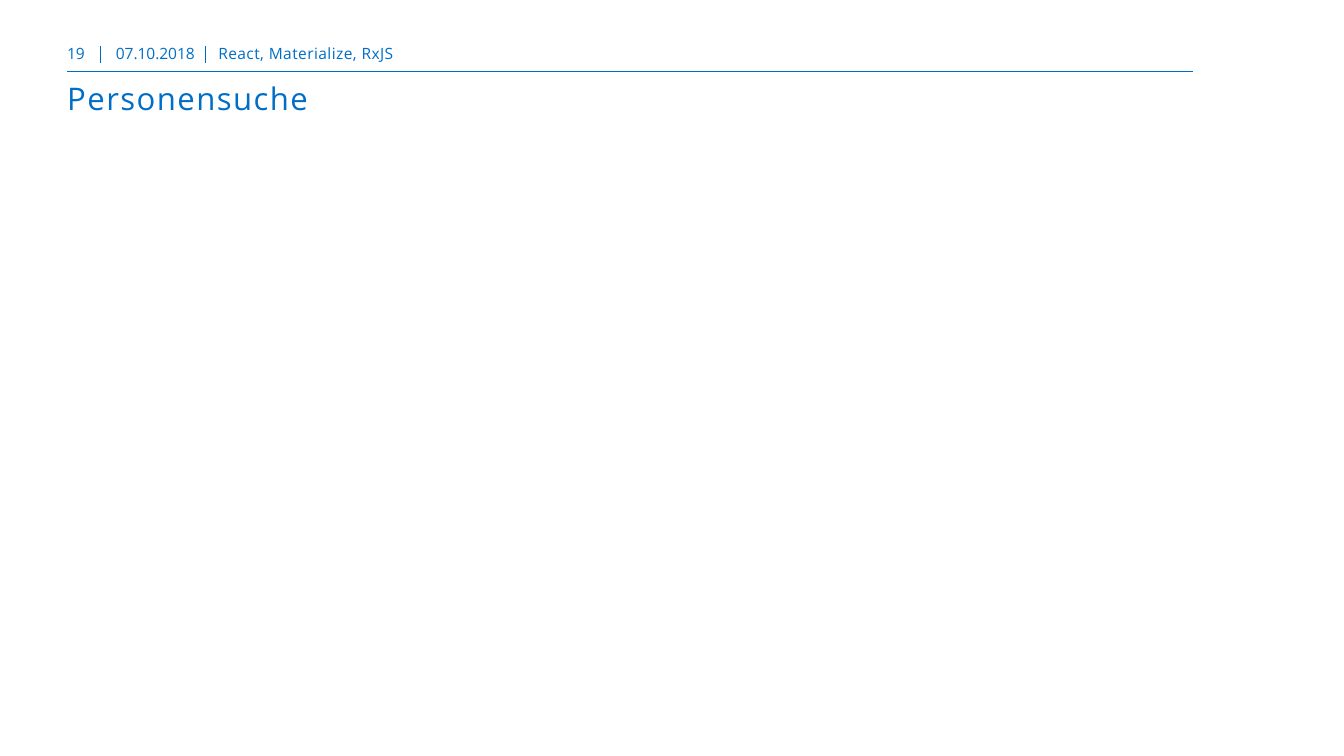
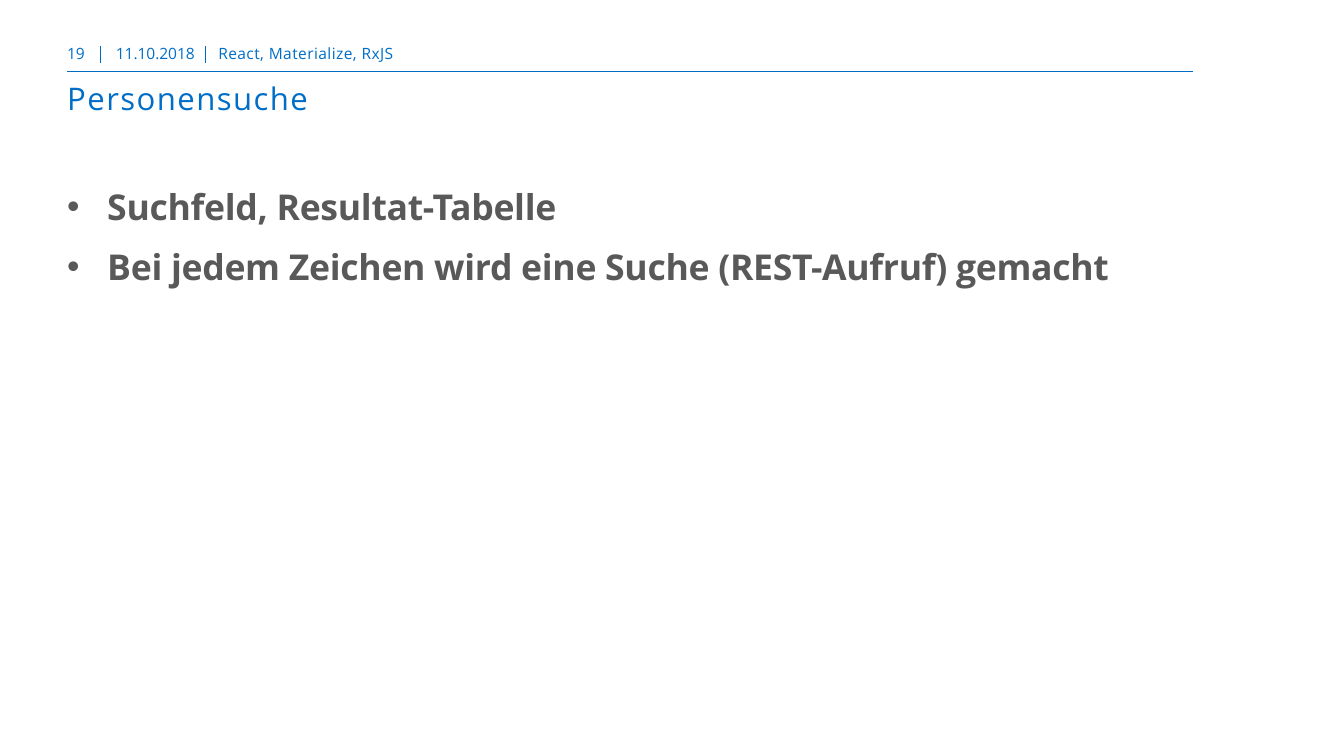
Before and after one commit to markusborer/ReactSample, a slide deck: slide 19 of React.pptx. Drawn at 1344x756 pixels with LibreOffice and Linux fonts; fonts in the diff are those of the drawing; background and template pictures are left out. Boxes give left, top, right and bottom in pixels: in the first picture for what was removed or moved away, otherwise in the second. Text is boxed around its words. In the diff, an @@ line names an element or a change of style, - is before the commit and + after.

```diff
--- a/React.pptx
+++ b/React.pptx
@@ text at [116,47,195,59]: text changed @@
-07.10.2018
+11.10.2018
@@ text added at [107,193,1109,289], 24 pt, text #595959, bold @@
+• Suchfeld, Resultat-Tabelle
+• Bei jedem Zeichen wird eine Suche (REST-Aufruf) gemacht
```
Also in this commit, not shown: 18 other slides changed, 5 slides added, 1 other file.
